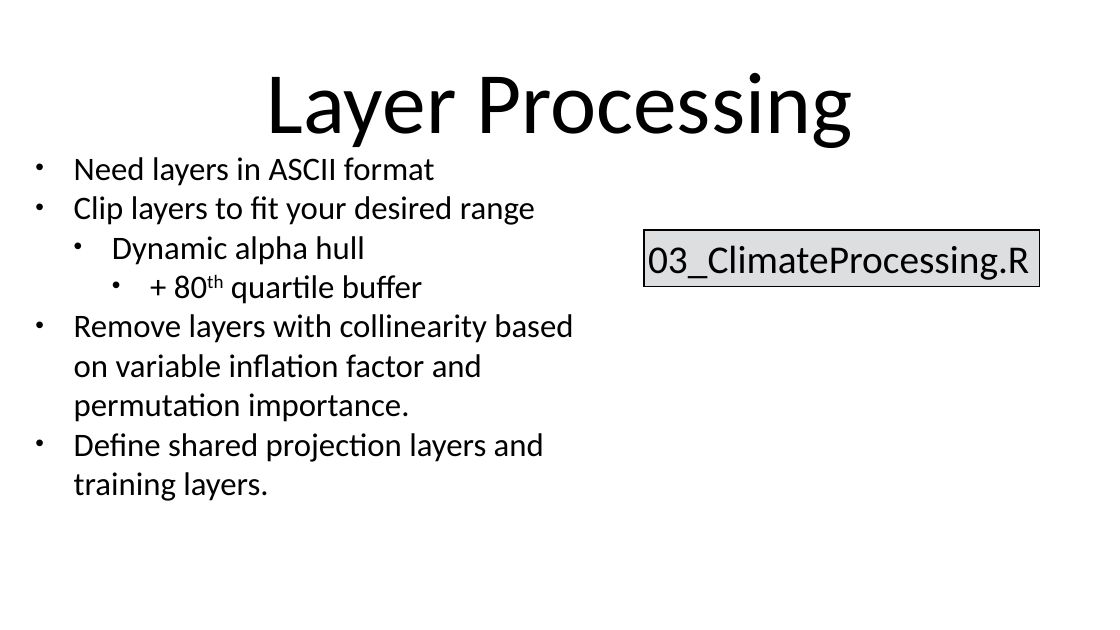
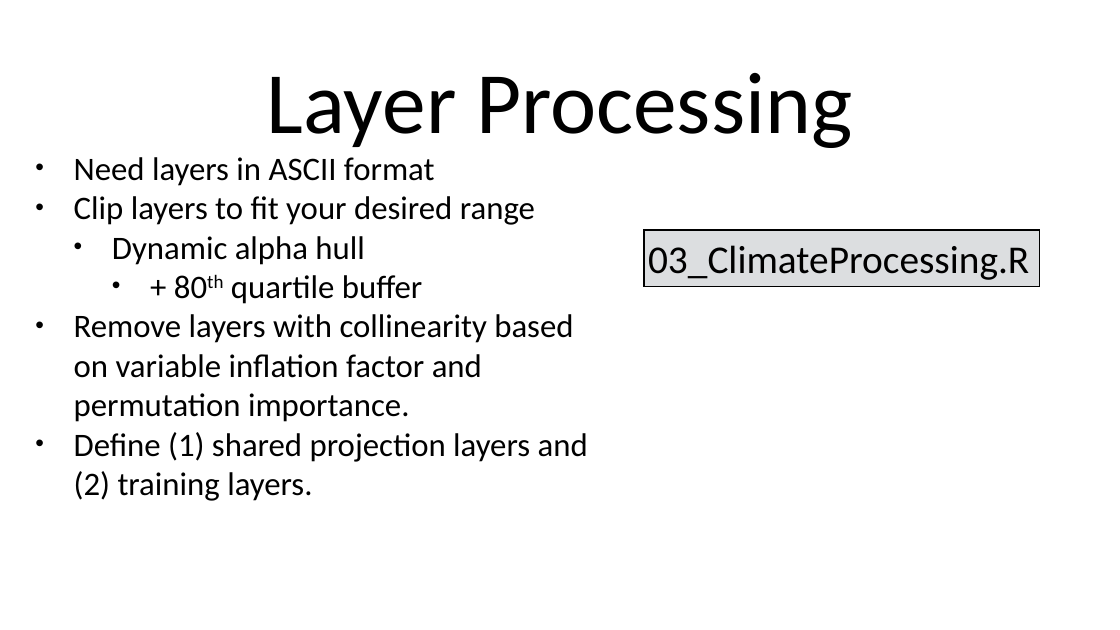
Before and after one commit to soltislab/BotanyENMWorkshops, a slide deck: slide 2 of Demos/Rbased/Presentations/04.Activity-Climate Processing.pptx. Drawn at 1120x630 pixels with LibreOffice and Linux fonts; fonts in the diff are those of the drawing. Boxes give left, top, right and bottom in pixels: in the first picture for what was removed or moved away, otherwise in the second. Text is boxed around its words. In the diff, an @@ line names an element or a change of style, - is before the commit and + after.

```diff
--- a/Demos/Rbased/Presentations/04.Activity-Climate Processing.pptx
+++ b/Demos/Rbased/Presentations/04.Activity-Climate Processing.pptx
@@ text at (74,432,588,501): text changed @@
-• Define shared projection layers and training layers.
+• Define (1) shared projection layers and (2) training layers.
```
Also in this commit, not shown: 20 other files.
